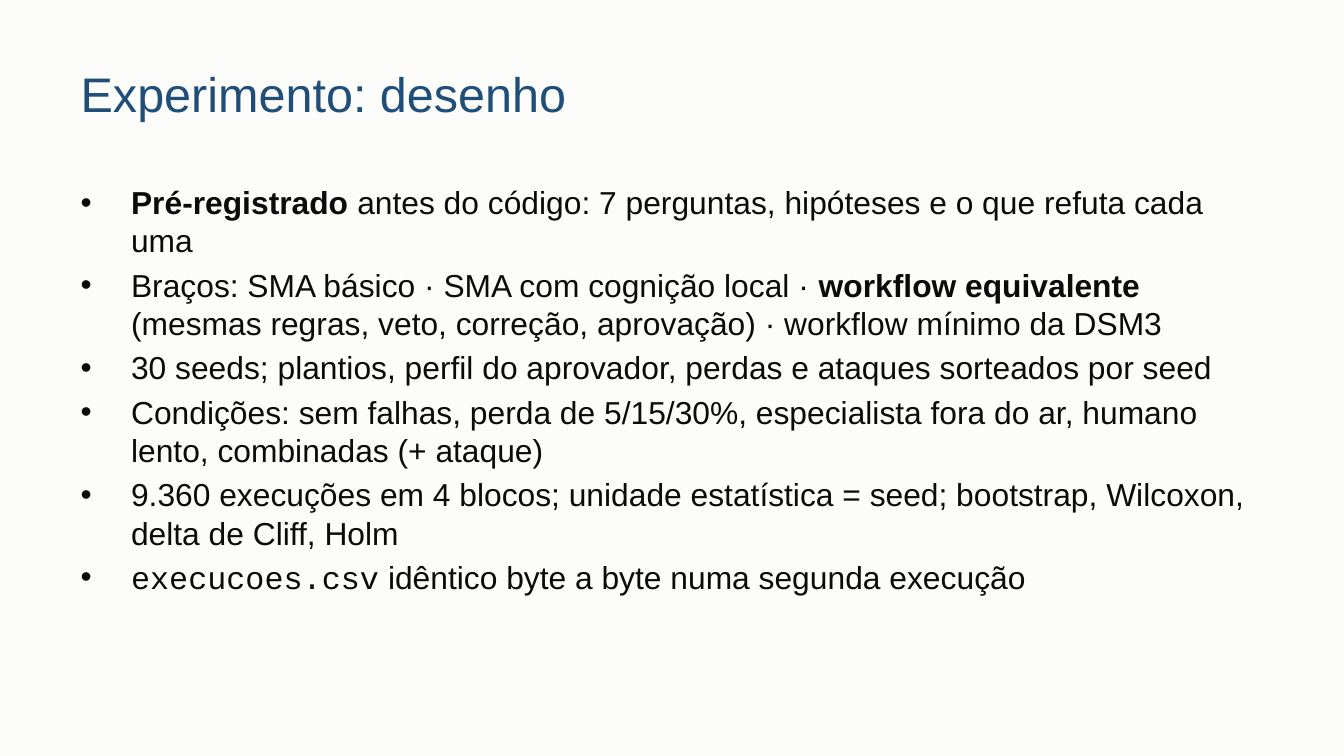
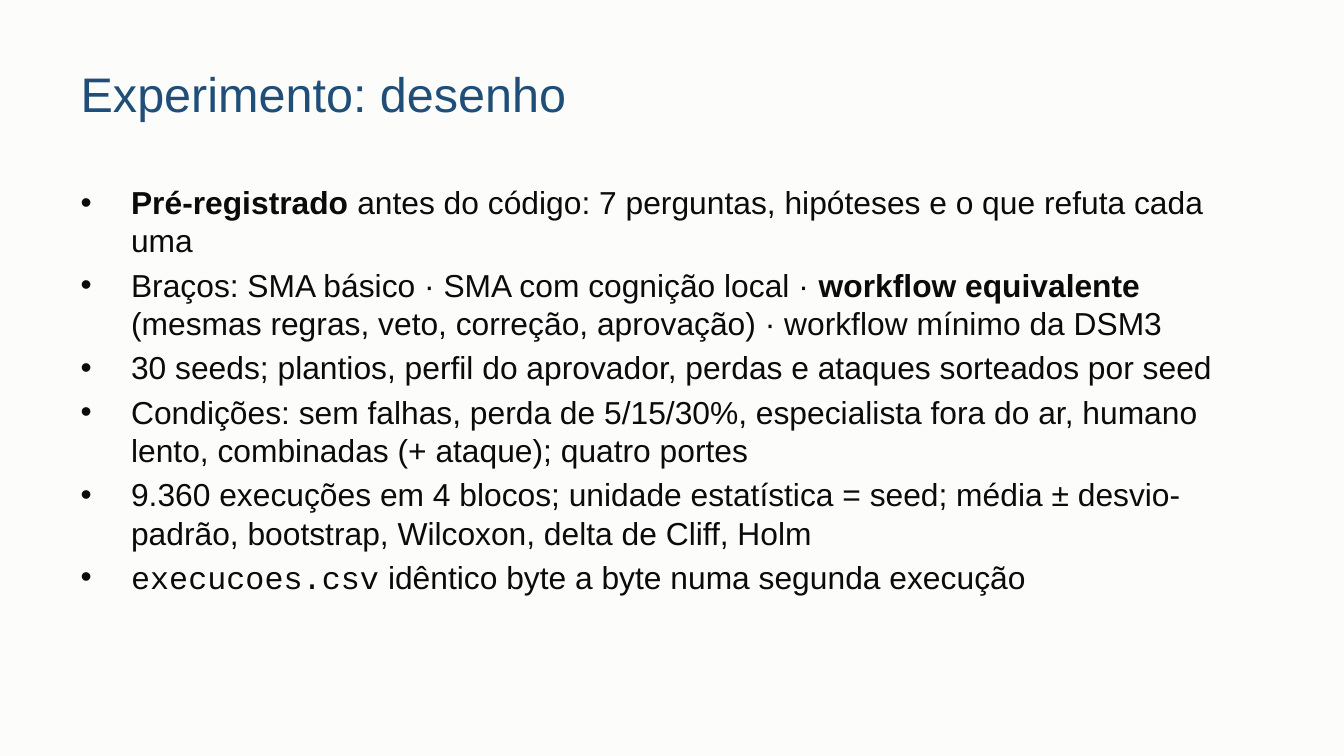
Before and after one commit to danrley-ribeiro/fin-dept-multiagents-project, a slide deck: slide 13 of entregas/dsm4/apresentacao/DSM4-apresentacao.pptx (slide 9 before the commit). Drawn at 1344x756 pixels with LibreOffice and Linux fonts; fonts in the diff are those of the drawing. Boxes give left, top, right and bottom in pixels: in the first picture for what was removed or moved away, otherwise in the second. Text is boxed around its words. In the diff, an @@ line names an element or a change of style, - is before the commit and + after.

```diff
--- a/entregas/dsm4/apresentacao/DSM4-apresentacao.pptx
+++ b/entregas/dsm4/apresentacao/DSM4-apresentacao.pptx
@@ text at <box>131,401,1197,550</box>: text changed @@
-• Condições: sem falhas, perda de 5/15/30%, especialista fora do ar, humano lento, combinadas (+ ataque)
-• 9.360 execuções em 4 blocos; unidade estatística = seed; bootstrap, Wilcoxon, delta de Cliff, Holm
+• Condições: sem falhas, perda de 5/15/30%, especialista fora do ar, humano lento, combinadas (+ ataque); quatro portes
+• 9.360 execuções em 4 blocos; unidade estatística = seed; média ± desvio-padrão, bootstrap, Wilcoxon, delta de Cliff, Holm
```
Also in this commit, not shown: 10 other slides changed, 4 slides added, 1 slide removed, 2 other files.
